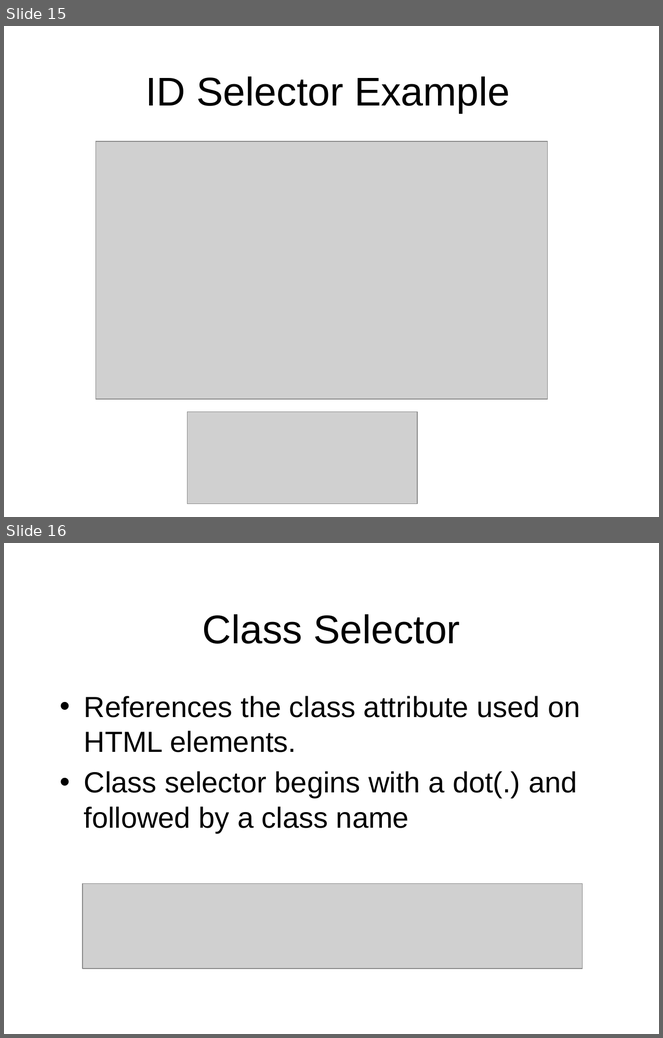
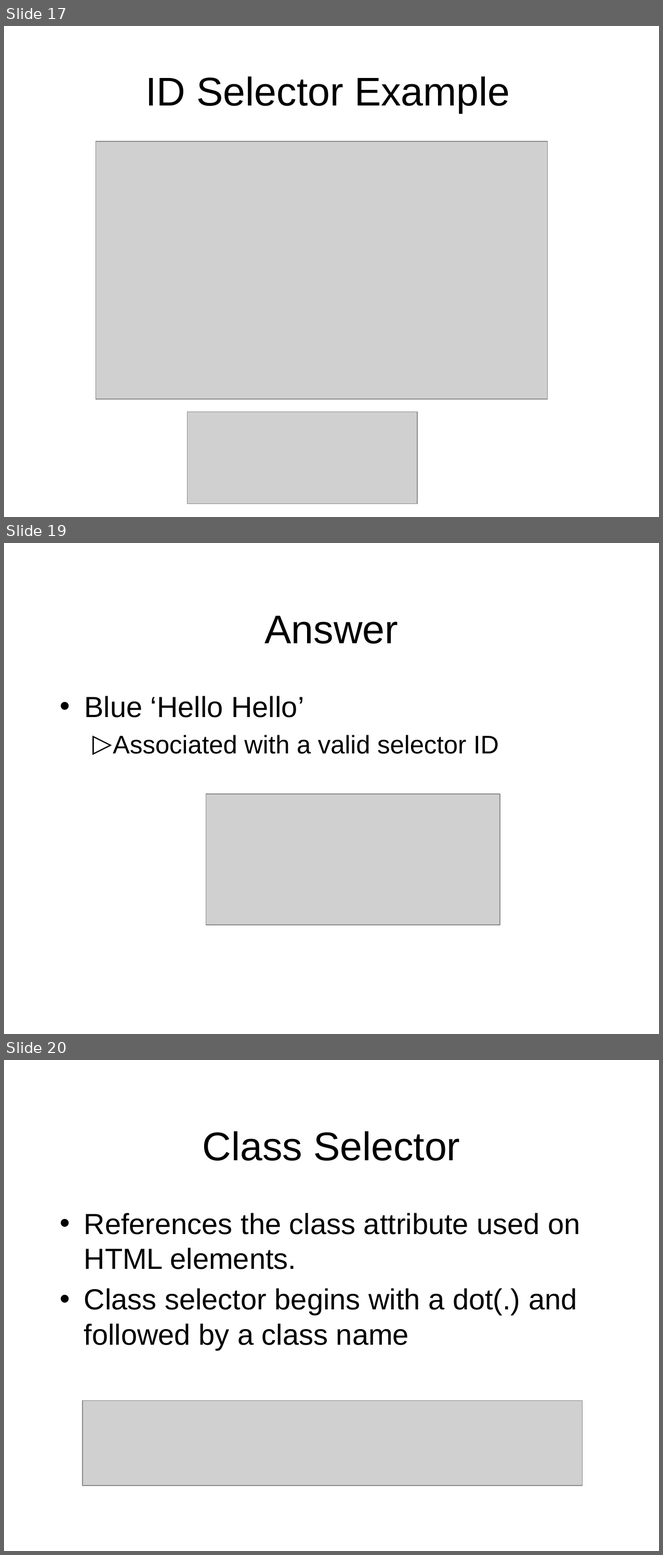
Before and after one commit to octaviordz/zjnu2017.github.io, a slide deck: WAD/lectures/060--CSS.Selectors.pptx. Shown one above the other, each under a label of ours: slides 15 and 16 before the commit, slides 17, 19 and 20 after it; the slides between them are not shown. The pictures are 663x1038 and 663x1555 pixels, drawn with LibreOffice and Linux fonts; fonts in the diff are those of the drawing; grey boxes stand for pictures. Boxes give left, top, right and bottom in pixels: in the first picture for what was removed or moved away, otherwise in the second. Text is boxed around its words. In the diff, an @@ line names an element or a change of style, - is before the commit and + after.

```diff
--- a/WAD/lectures/060--CSS.Selectors.pptx
+++ b/WAD/lectures/060--CSS.Selectors.pptx
@@ slide 19 added at box(4, 543, 659, 1034), background #FFFFFF @@
@@ title added at box(265, 616, 398, 644), 44 pt, text #000000 @@
+Answer
@@ text added at box(84, 696, 499, 754), 28 pt, text #000000 @@
+• Blue ‘Hello Hello’
+  ▷ Associated with a valid selector ID
@@ picture added at box(206, 794, 500, 925) @@
@@ what was slide 15 is now slide 17 @@
@@ what was slide 16 is now slide 20 @@
```
Also in this commit, not shown: 3 other slides added, 3 other files.
